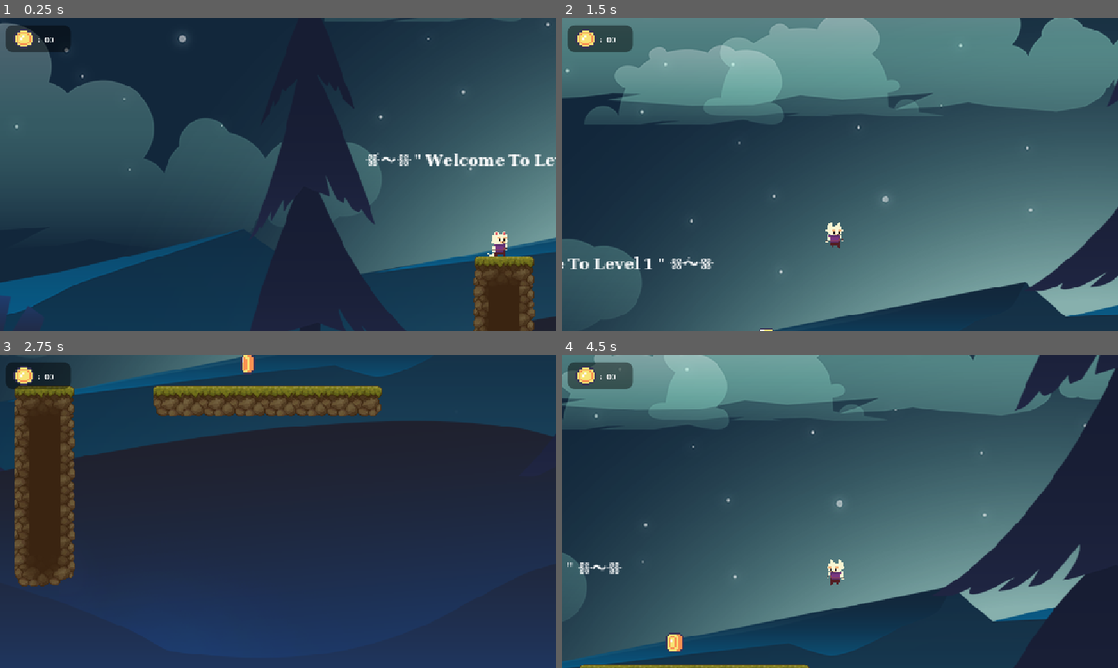
Above: before the commit, frames 1-4 (two rows, left to right).
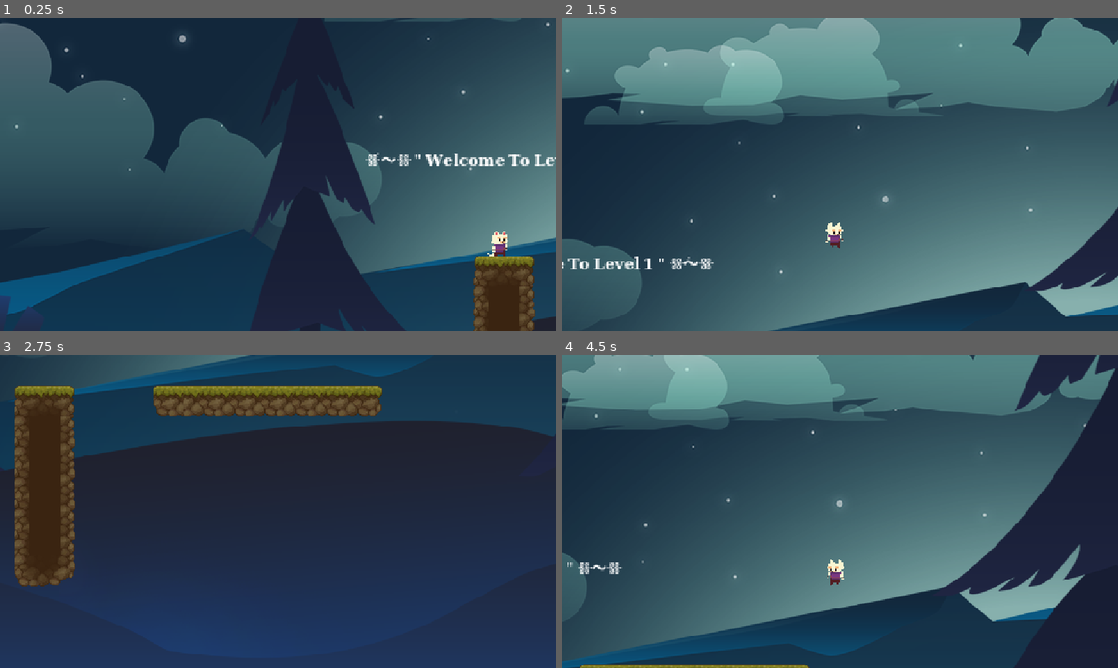
Above: after the commit, the same moments.

Repository: HazielHc/Gato-y-plataformas-2
Game: Godot game, scene res://Escenas/level 1.tscn
Two runs of this game, one before a commit and one after it. Both use one fixed random seed, a clock stepped at 60 frames per second and the inputs below.
Inputs:
- Up to frame 1 (0.25 s): no input
- Up to frame 2 (1.5 s): tap Enter (ui_accept) at 0.5, 0.77 s; hold Right (ui_right) from 0.53 s (still down)
- Up to frame 3 (2.75 s): tap Enter (ui_accept) at 1.52 s; release Right (ui_right) at 2.03 s; hold Left (ui_left) from 2.03 s (still down)
- Up to frame 4 (4.5 s): release Left (ui_left) at 2.78 s; hold Right (ui_right) 2.78-4.28 s; tap Enter (ui_accept) at 3.02, 3.77 s; hold Left (ui_left) from 4.28 s (still down)

The runs differ from the first frame. In frame 1, 1.0% of the frame differs, in the area x 1-13%, y 2-11%; in frame 2, 1.0%; in frame 3, 1.1%; in frame 4, 1.2%, in the area x 1-22%, y 2-95%.
Error before the commit: Invalid call. Nonexistent function 'find_node' in base 'Node2D'. (res://UI.gd:8)

Commit message:
juego versión sin contador

Diff:
--- a/Escenas/coin.tscn
+++ b/Escenas/coin.tscn
@@ -1,6 +1,6 @@
-[gd_scene load_steps=7 format=3 uid="uid://cdn6a0s1sy84l"]
+[gd_scene load_steps=7 format=3 uid="uid://dg26v0hvpohwh"]
 
-[ext_resource type="Script" uid="uid://ctslgstp8s4l8" path="res://Scripts/coin_2d.gd" id="1_awphx"]
+[ext_resource type="Script" uid="uid://b0tlbp8xomxku" path="res://Scripts/Coin2d.gd" id="1_awphx"]
 [ext_resource type="Texture2D" uid="uid://cjvpqlhms8kk7" path="res://Assets/coin_gold.png" id="1_fdbex"]
 
 [sub_resource type="CircleShape2D" id="CircleShape2D_awphx"]
@@ -71,6 +71,7 @@
 [node name="coin" type="Node2D"]
 
 [node name="coin2D" type="Area2D" parent="."]
+position = Vector2(3, 0)
 script = ExtResource("1_awphx")
 
 [node name="CollisionShape2D" type="CollisionShape2D" parent="coin2D"]
--- a/Escenas/level 1.tscn
+++ b/Escenas/level 1.tscn
@@ -7,9 +7,6 @@
 [ext_resource type="PackedScene" uid="uid://bq48k8vlm8ki7" path="res://Escenas/oscilatoria.tscn" id="5_rwtpb"]
 [ext_resource type="PackedScene" uid="uid://cp0xygs4a5wuv" path="res://Escenas/fondo.tscn" id="6_lq2rf"]
 [ext_resource type="PackedScene" uid="uid://bgfxhcw0gaqkr" path="res://Escenas/trampolin.tscn" id="7_r26vy"]
-[ext_resource type="PackedScene" uid="uid://cdn6a0s1sy84l" path="res://Escenas/coin.tscn" id="8_t35r3"]
-[ext_resource type="Script" uid="uid://bx6vbaes6t1y" path="res://UI.gd" id="9_4h8dp"]
-[ext_resource type="Texture2D" uid="uid://cjvpqlhms8kk7" path="res://Assets/coin_gold.png" id="9_fyw6i"]
 
 [sub_resource type="RectangleShape2D" id="RectangleShape2D_x0rdp"]
 size = Vector2(11665, 18.5)
@@ -7280,13 +7277,6 @@
 [sub_resource type="TileSet" id="TileSet_mwq2y"]
 sources/3 = SubResource("TileSetAtlasSource_xc3ba")
 
-[sub_resource type="StyleBoxFlat" id="StyleBoxFlat_fyw6i"]
-bg_color = Color(0, 0, 0, 0.447059)
-corner_radius_top_left = 15
-corner_radius_top_right = 15
-corner_radius_bottom_right = 15
-corner_radius_bottom_left = 15
-
 [node name="TilemapLayers" type="Node2D"]
 position = Vector2(111, 267)
 
@@ -7352,37 +7342,4 @@
 tile_map_data = PackedByteArray("AAD9//f/AwASACgAAAD9//j/AwASACkAAAD+//f/AwATACgAAAD+//j/AwATACkAAAD9//n/AwASACkAAAD+// …(560 unchanged characters)…
 tile_set = SubResource("TileSet_mwq2y")
 
-[node name="coin" parent="." instance=ExtResource("8_t35r3")]
-position = Vector2(-989, -181)
-
-[node name="CanvasLayer" type="CanvasLayer" parent="."]
-script = ExtResource("9_4h8dp")
-
-[node name="Panel" type="Panel" parent="CanvasLayer"]
-offset_left = 11.0
-offset_top = 14.0
-offset_right = 146.0
-offset_bottom = 70.0
-theme_override_styles/panel = SubResource("StyleBoxFlat_fyw6i")
-
-[node name="Sprite2D" type="Sprite2D" parent="CanvasLayer"]
-position = Vector2(49, 42)
-scale = Vector2(3.5625, 3.34375)
-texture = ExtResource("9_fyw6i")
-hframes = 8
-
-[node name="dos_puntos" type="Label" parent="CanvasLayer"]
-offset_left = 78.0
-offset_top = 32.0
-offset_right = 96.0
-offset_bottom = 57.0
-text = ":"
-
-[node name="CoinsCollectedText" type="Label" parent="CanvasLayer"]
-offset_left = 92.0
-offset_top = 33.0
-offset_right = 132.0
-offset_bottom = 56.0
-text = "00"
-
 [connection signal="body_entered" from="Area2D" to="Area2D" method="_on_body_entered"]
--- /dev/null
+++ b/Scripts/Coin2d.gd
@@ -0,0 +1,8 @@
+extends Area2D
+
+signal moneda_recolectada  # Cambié el nombre para que coincida con el otro script
+
+func _on_body_entered(body):
+	if body.is_in_group("jugador"):  # Verifica que sea el jugador
+		emit_signal("moneda_recolectada")
+		queue_free()
--- a/Scripts/coin_2d.gd
+++ /dev/null
@@ -1,9 +0,0 @@
-extends Area2D
-
-signal coinCollected
-
-func _on_body_entered(body):
-	emit_signal("coinCollected")
-
-	queue_free()
-	pass # Replace with function body.
--- a/UI.gd
+++ b/UI.gd
@@ -1,18 +0,0 @@
-extends CanvasLayer
-
-var coins = 0
-
-func _ready():
-
-
-	var coinNode = get_tree().get_current_scene().find_node("coin2D", true, false)
-
-	coinNode.connect("coinCollected", self, "handleCoinCollected")
-
-
-	$CoinsCollectedText.text = str(coins)
-
-func handleCoinCollected():
-	print("coin collected")
-	coins+=1
-	$CoinsCollectedText.text = str(coins)
Not shown: 1 places in Escenas/level 1.tscn that only renumber resources
Not shown, added: Scripts/Coin2d.gd.uid
Not shown, removed: Scripts/coin_2d.gd.uid
